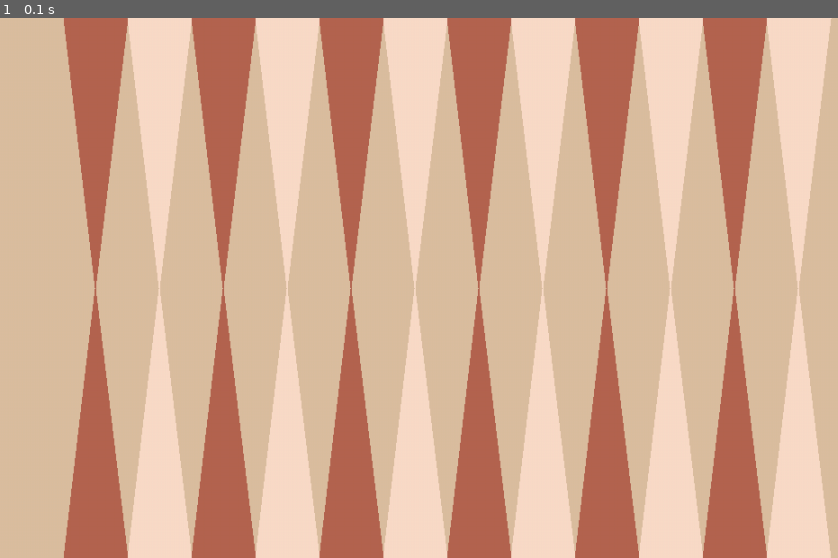
Above: before the commit, frame 1.
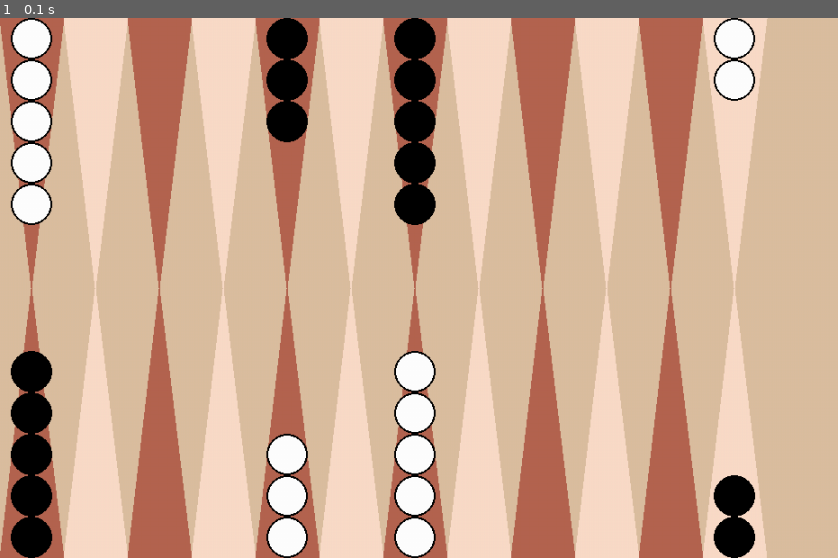
Above: after the commit, the same moment.

Repository: um-computacion/computacion-2025-backgammon-danatinnerello
Game: pygame game, started from pygame_ui/main.py
The game is run twice, just before and just after one commit, with the same random seed, the same clock (stepped at 60 frames per second) and the same inputs.
Inputs:
- Up to frame 1 (0.1 s): no input

The runs differ from the first frame. In frame 1, 52% of the frame differs, in the area x 0-100%, y 0-100%.

Commit message:
Desarrolllo de fichas

Diff:
--- a/pygame_ui/board_renderer.py
+++ b/pygame_ui/board_renderer.py
@@ -17,6 +17,7 @@
         self.alto= self.pantalla.get_height()
         self.ancho_triangulo= self.ancho // 14  # 12 triangulos + margenes
         self.alto_triangulo= self.alto // 2
+        self.radio_ficha = self.ancho_triangulo // 3  # tamaño de la ficha
 
     def dibujar_tablero(self):
         # Colores de los triangulos
@@ -24,7 +25,7 @@
 
         # Parte superior (12 triangulos)
         for i in range(12):
-            x = i * self.ancho_triangulo + self.ancho_triangulo
+            x = i * self.ancho_triangulo
             puntos = [
                 (x, 0),
                 (x + self.ancho_triangulo, 0),
@@ -34,10 +35,32 @@
 
         # Parte inferior (12 triángulos)
         for i in range(12):
-            x = i * self.ancho_triangulo + self.ancho_triangulo
+            x = i * self.ancho_triangulo
             puntos = [
                 (x, self.alto),
                 (x + self.ancho_triangulo, self.alto),
                 (x + self.ancho_triangulo // 2, self.alto - self.alto_triangulo)
             ]
             pygame.draw.polygon(self.pantalla, colores[i % 2], puntos)
+
+    def dibujar_fichas(self, estado: dict):
+        """Dibuja las fichas en el tablero según el estado del juego"""
+        for punto, datos in estado.items():
+            color = (255, 255, 255) if datos["color"] == "blanco" else (0, 0, 0)
+            cantidad = datos["cantidad"]
+
+            #Determinar posicion del triangulo
+            if punto<= 12:  # parte inferior
+                x= (12 - punto) * self.ancho_triangulo + self.ancho_triangulo // 2
+                y_base= self.alto - self.radio_ficha
+                step= -self.radio_ficha * 2
+            else:  # parte superior
+                x= (punto - 13) * self.ancho_triangulo + self.ancho_triangulo // 2
+                y_base= self.radio_ficha
+                step= self.radio_ficha * 2
+
+            # Dibujar las fichas en "torres"
+            for i in range(cantidad):
+                y= y_base + step * i
+                pygame.draw.circle(self.pantalla,color,(x, y),self.radio_ficha)
+                pygame.draw.circle(self.pantalla,(0, 0, 0),(x, y),self.radio_ficha,2)  # borde
--- a/pygame_ui/main.py
+++ b/pygame_ui/main.py
@@ -35,6 +35,23 @@
         # Dibujar tablero
         tablero.dibujar_tablero()
 
+        # Estado inicial del backgammon
+        estado = {
+            24: {"color": "blanco", "cantidad": 2},
+            13: {"color": "blanco", "cantidad": 5},
+            8:  {"color": "blanco", "cantidad": 3},
+            6:  {"color": "blanco", "cantidad": 5},
+
+            1:  {"color": "negro", "cantidad": 2},
+            12: {"color": "negro", "cantidad": 5},
+            17: {"color": "negro", "cantidad": 3},
+            19: {"color": "negro", "cantidad": 5},
+        }
+
+        # Dibujar fichas
+        tablero.dibujar_fichas(estado)
+
+
         # Actualizar pantalla
         pygame.display.flip()
         reloj.tick(60)
